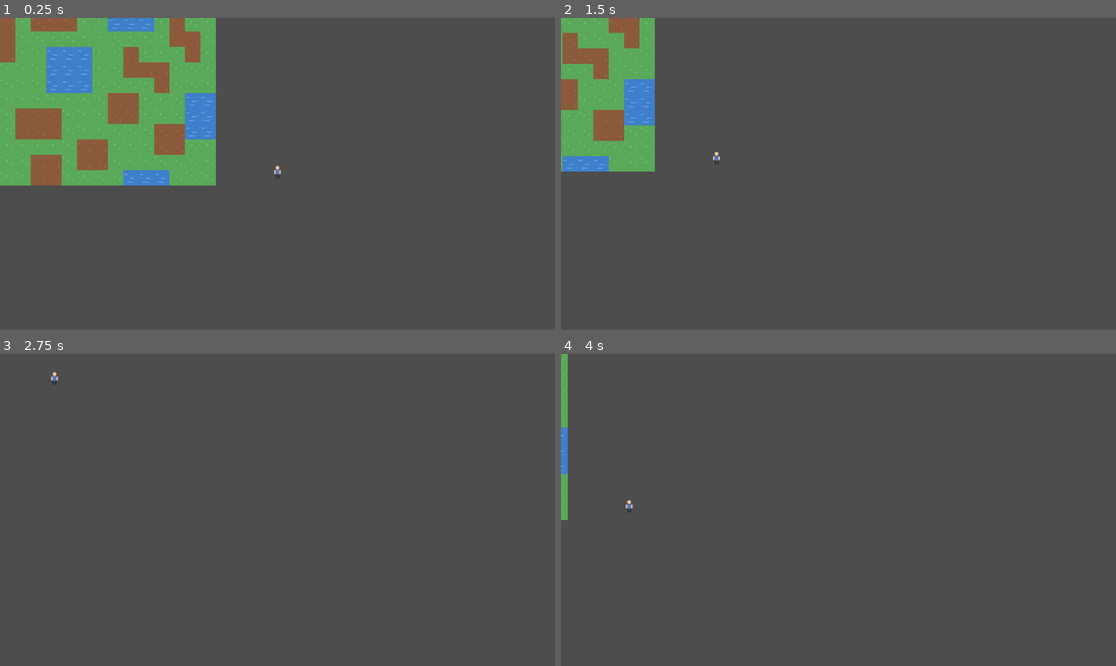
Above: before the commit, frames 1-4 (two rows, left to right).
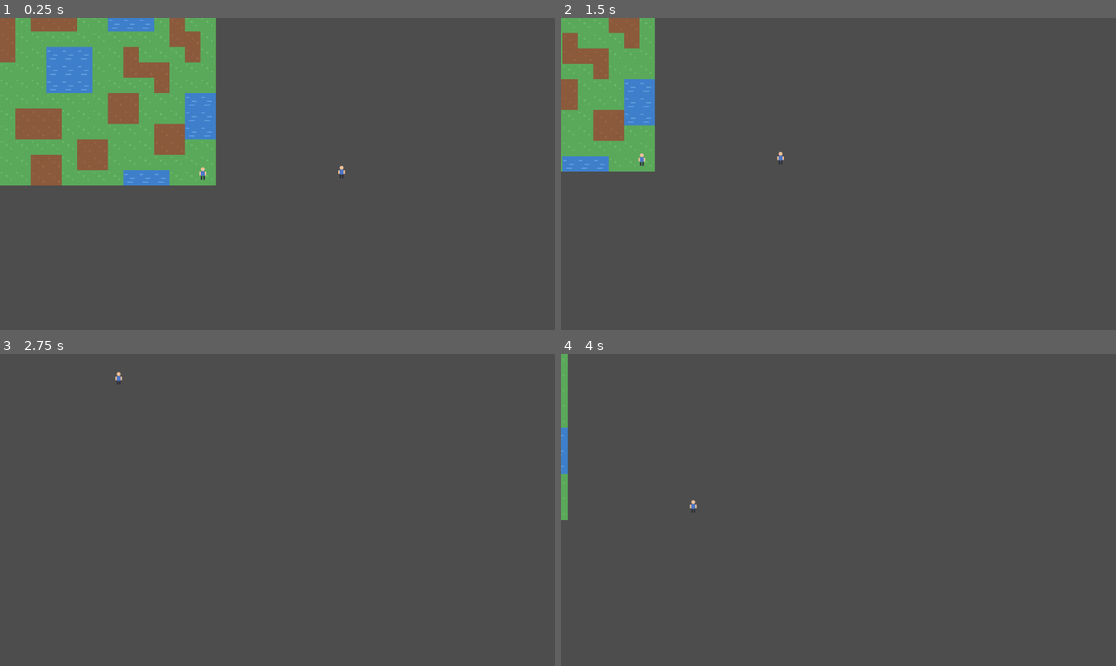
Above: after the commit, the same moments.

Repository: H-HauDV/2DTopdown
Game: Godot game, scene res://Scenes/Main.tscn
Two runs of this game, one before a commit and one after it. Both use one fixed random seed, a clock stepped at 60 frames per second and the inputs below.
Inputs (mouse positions are in pixels of both pictures, inside the frame that each line leads up to):
- Up to frame 1 (0.25 s): no input
- Up to frame 2 (1.5 s): tap Enter at 0.5 s; move the mouse to (960, 158) at 0.52 s; hold Right (ui_right) 0.53-1.28 s; click (960, 158) at 0.67 s; move the mouse to (727, 189) at 1.27 s; hold Down (ui_down) from 1.28 s (still down)
- Up to frame 3 (2.75 s): move the mouse to (333, 441) at 2.02 s; release Down (ui_down) at 2.03 s; hold Right (ui_right) from 2.03 s (still down)
- Up to frame 4 (4 s): move the mouse to (810, 572) at 2.77 s; release Right (ui_right) at 2.78 s; hold Up (ui_up) 2.78-3.53 s; click (810, 572) at 2.92 s; move the mouse to (1005, 556) at 3.52 s; hold Left (ui_left) from 3.53 s (still down)

The runs differ from the first frame. In frame 1, 0.1% of the frame differs, in the area x 35-63%, y 47-52%; in frame 2, 0.1%; in frame 3, less than 0.1%; in frame 4, less than 0.1%.

Commit message:
Add multiple player characters

Diff:
--- a/Scenes/Main.tscn
+++ b/Scenes/Main.tscn
@@ -14,5 +14,10 @@
 position_smoothing_speed = 6.0
 script = ExtResource("3_oo8jy")
 
-[node name="Player" parent="." unique_id=441022428 instance=ExtResource("1_f56b7")]
-position = Vector2(640, 360)
+[node name="PlayerCharacterHolder" type="Node" parent="." unique_id=1370944058]
+
+[node name="Player" parent="PlayerCharacterHolder" unique_id=441022428 instance=ExtResource("1_f56b7")]
+position = Vector2(773, 360)
+
+[node name="Player2" parent="PlayerCharacterHolder" unique_id=2064887219 instance=ExtResource("1_f56b7")]
+position = Vector2(485, 363)
